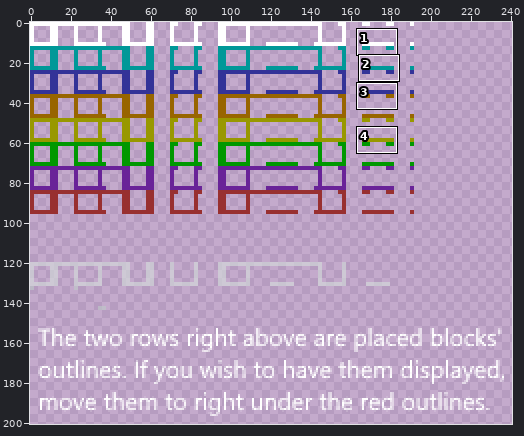
Two states of a sprite sheet, Textures/Outline sprite two-player.png. Above, an overview of the earlier version with the close-up marked.
Close-up. Before the commit:
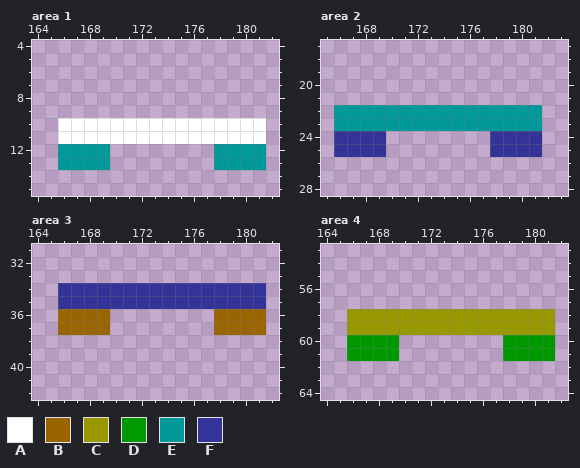
The file is 256x256 pixels. Pixels under 10% opacity are left out. Colours within 5 levels of each other are drawn and written as one. Shown: area 1: x 164..182, y 4..15; area 2: x 165..183, y 17..28; area 3: x 164..182, y 31..42; area 4: x 164..182, y 53..64. The wide view leaves out empty margins. The commit also changed other parts of the picture, which this record leaves out.
Palette (. is transparent): A #ffffff  B #986500  C #989800  D #009800  E #009898  F #333398
Now the later version:
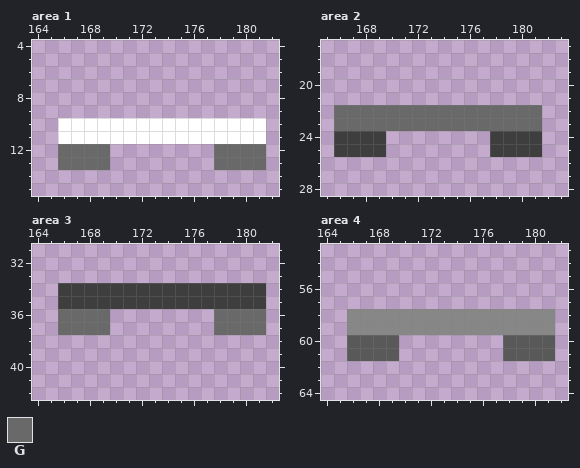
Colours new in this view: G #696969
Edits made:
colour C: #989800 -> #878787
colour D: #009800 -> #595959
colour F: #333398 -> #3e3e3e
Changed rows in their new state; - is a pixel that keeps its letter.
Area 1:
first column x 166:
12 GGGG--------GGGG
13 GGGG--------GGGG
Area 2:
first column x 166:
22 GGGGGGGGGGGGGGGG
23 GGGGGGGGGGGGGGGG
Area 3:
first column x 166:
36 GGGG--------GGGG
37 GGGG--------GGGG
Boxes around the changes in both close-ups, in picture pixels (x1, y1, x2, y2):
changed: (58, 144, 110, 170)
changed: (214, 144, 266, 170)
changed: (334, 105, 542, 157)
changed: (58, 283, 266, 335)
changed: (347, 309, 555, 361)
